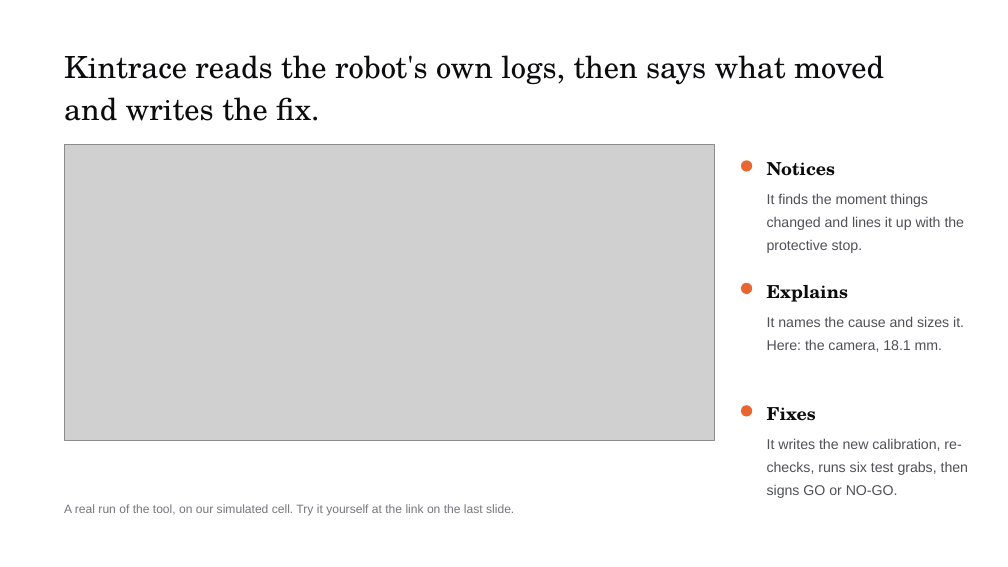
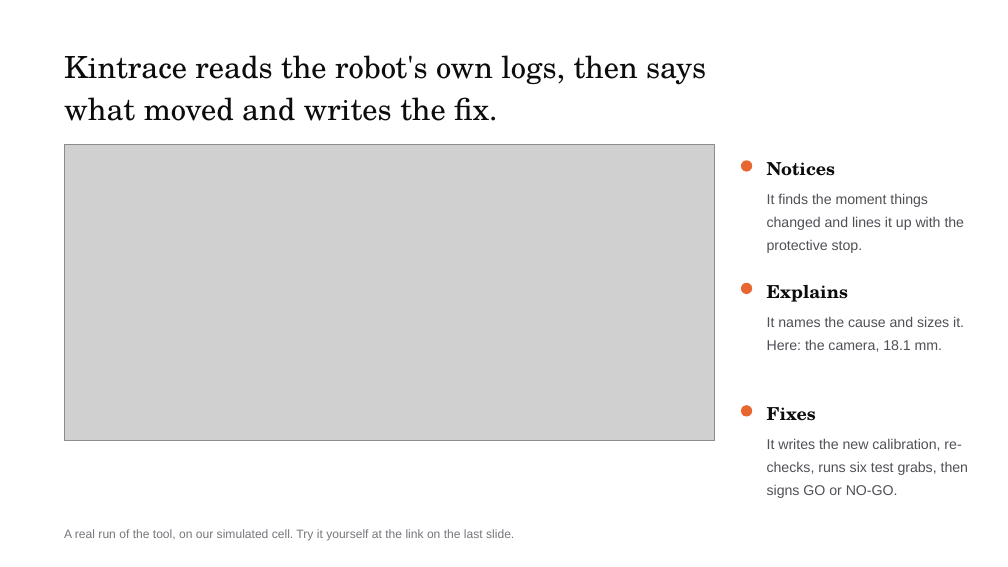
Before and after one commit to RithikSatarla/respitelabs, a slide deck: slide 5 of pitch/Kintrace-deck.pptx. Drawn at 1008x567 pixels with LibreOffice and Linux fonts; fonts in the diff are those of the drawing; grey boxes stand for pictures. Boxes give left, top, right and bottom in pixels: in the first picture for what was removed or moved away, otherwise in the second. Text is boxed around its words. In the diff, an @@ line names an element or a change of style, - is before the commit and + after.

```diff
--- a/pitch/Kintrace-deck.pptx
+++ b/pitch/Kintrace-deck.pptx
@@ text at (x1=64, y1=55, x2=706, y2=121): text changed @@
-Kintrace reads the robot's own logs, then says what moved and writes the fix.
+Kintrace reads the robot's own logs, then says
+what moved and writes the fix.
@@ text "A real run of the ..." moved from (x1=64, y1=504, x2=514, y2=515) to (x1=64, y1=529, x2=514, y2=541) @@
```
Also in this commit, not shown: 9 other slides changed, 11 other files.
